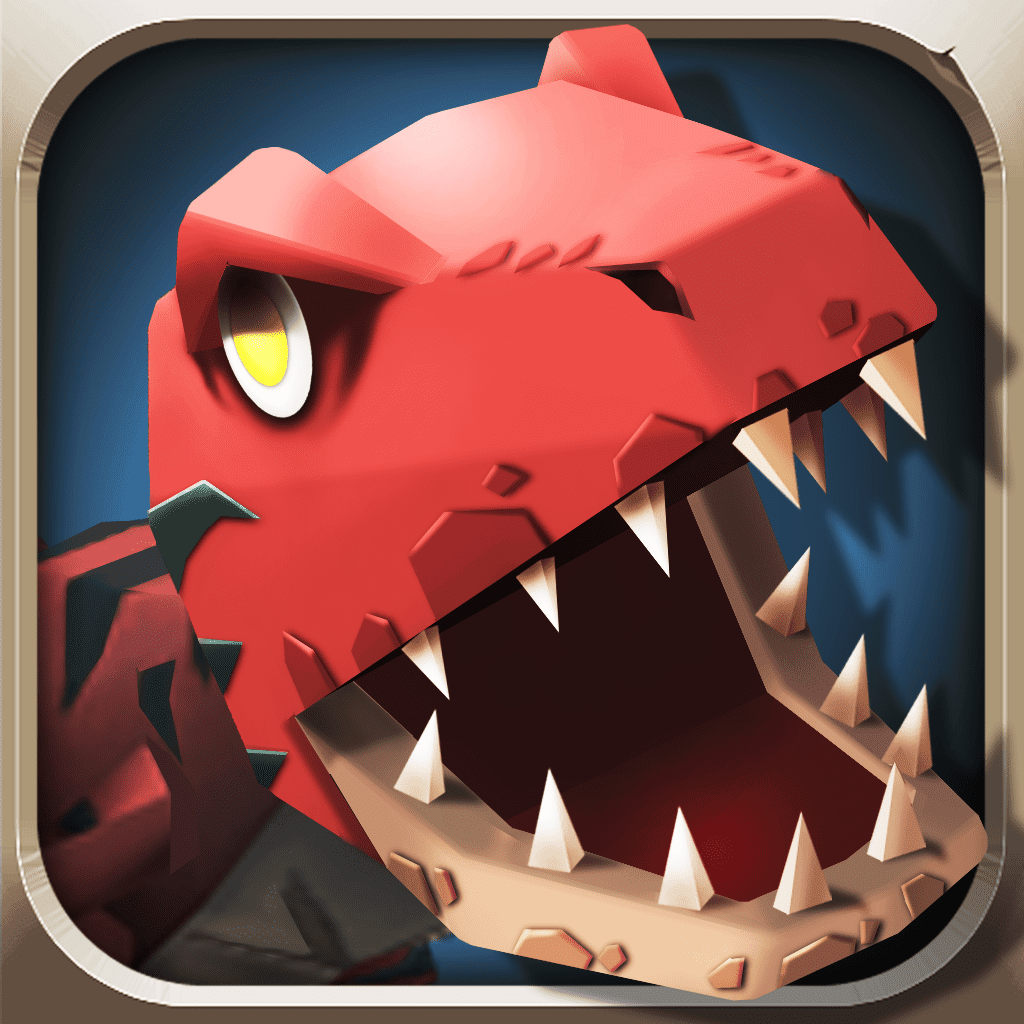
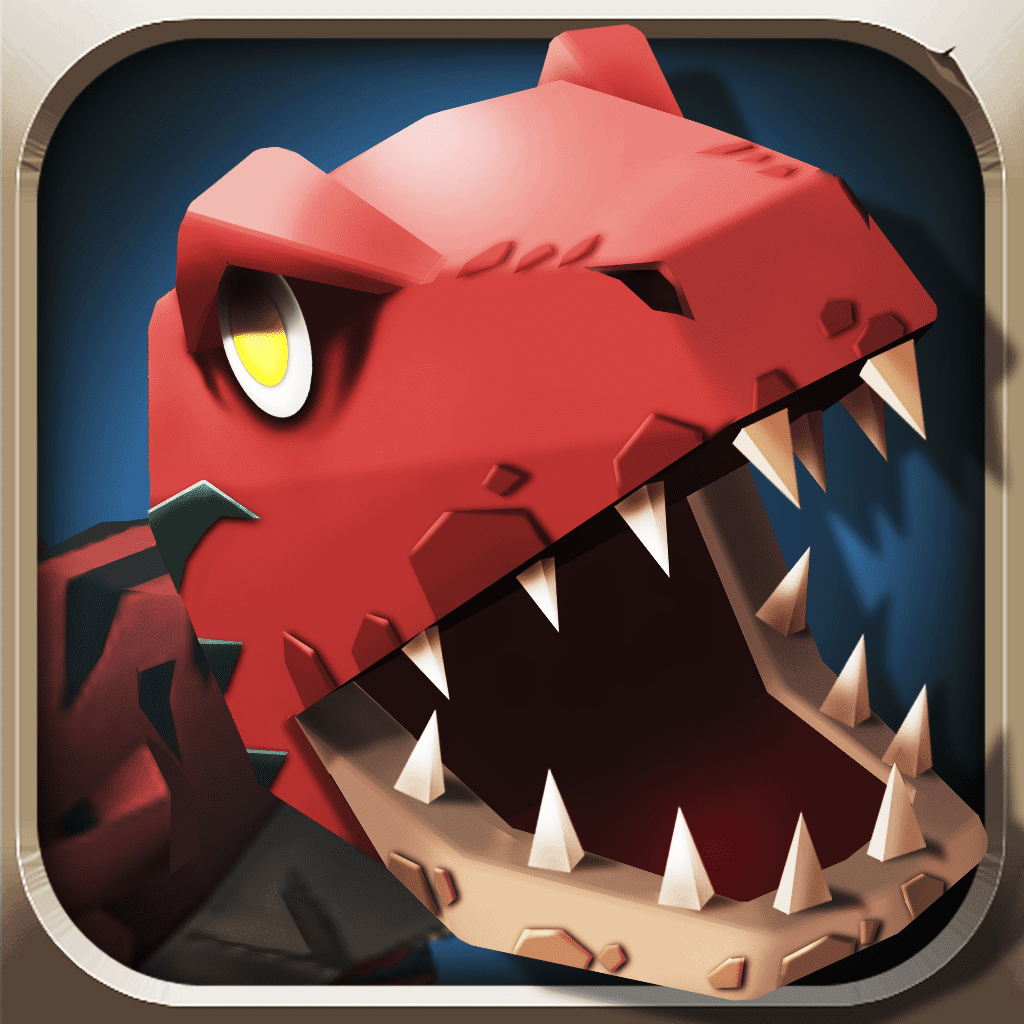
Comparing the layer stacks of the two 1024×1024 images. Changes:
pixels changed over (0, 19, 1024, 1024) (layer not identified)